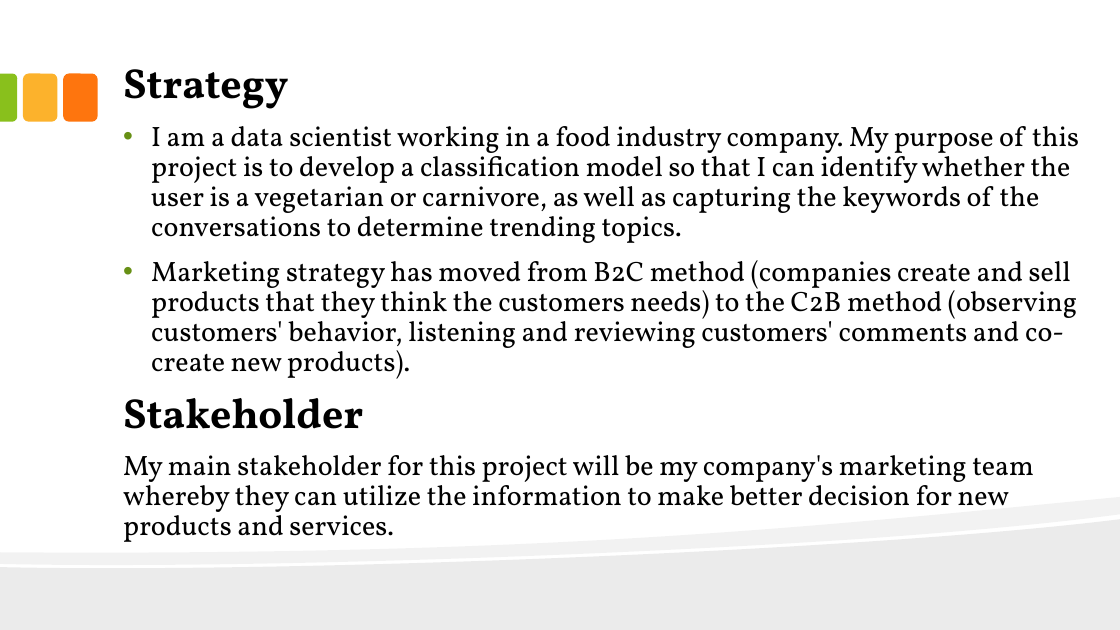
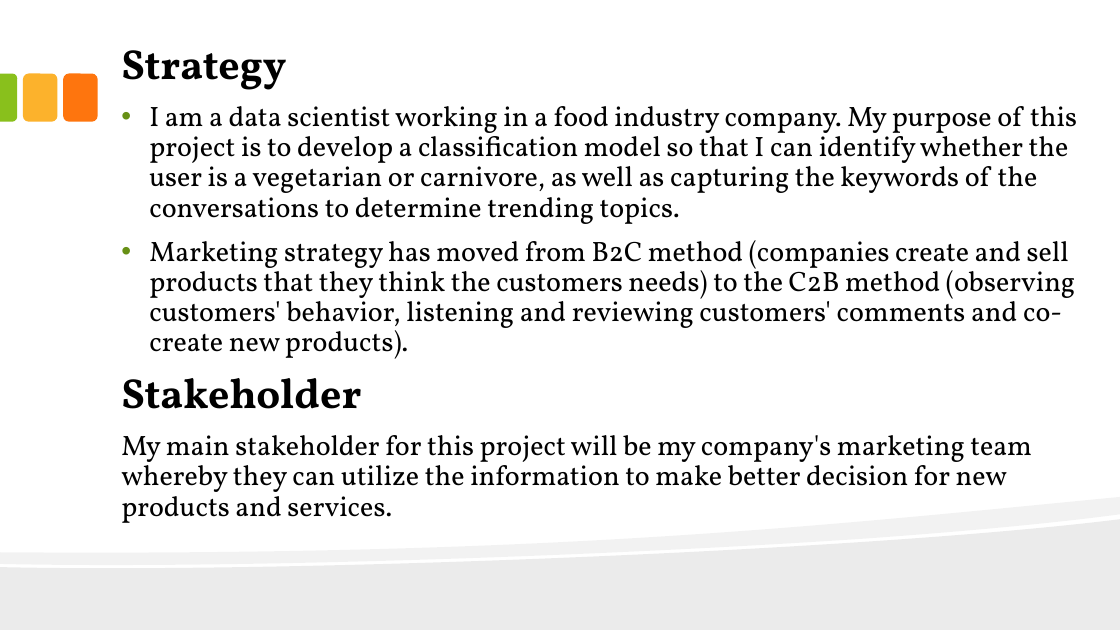
Before and after one commit to JackFongNew/dsiprojects, a slide deck: slide 3 of Vegetarian and Carnivore Classification/Vegetarian and Carnivore Classification.pptx (slide 4 before the commit). Drawn at 1120x630 pixels with LibreOffice and Linux fonts; fonts in the diff are those of the drawing. Boxes give left, top, right and bottom in pixels: in the first picture for what was removed or moved away, otherwise in the second. Text is boxed around its words. In the diff, an @@ line names an element or a change of style, - is before the commit and + after.

```diff
--- a/Vegetarian and Carnivore Classification/Vegetarian and Carnivore Classification.pptx
+++ b/Vegetarian and Carnivore Classification/Vegetarian and Carnivore Classification.pptx
@@ text "Strategy": place and size @@
-text "Strategy" at box(123, 69, 1079, 542)
+text "Strategy" at box(121, 50, 1077, 523)
```
Also in this commit, not shown: 9 other slides changed, 3 slides added, 1 slide removed, 1 other file.
